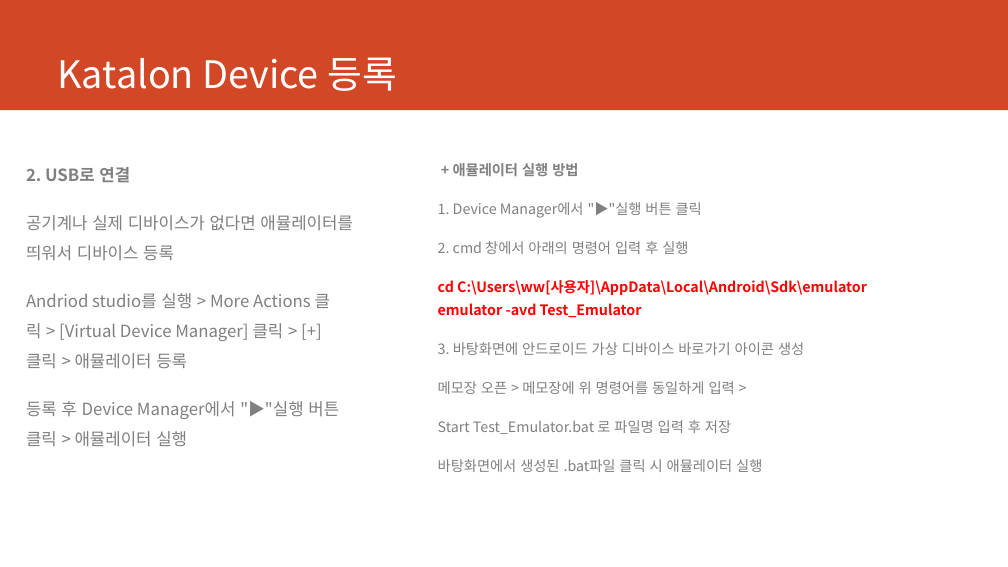
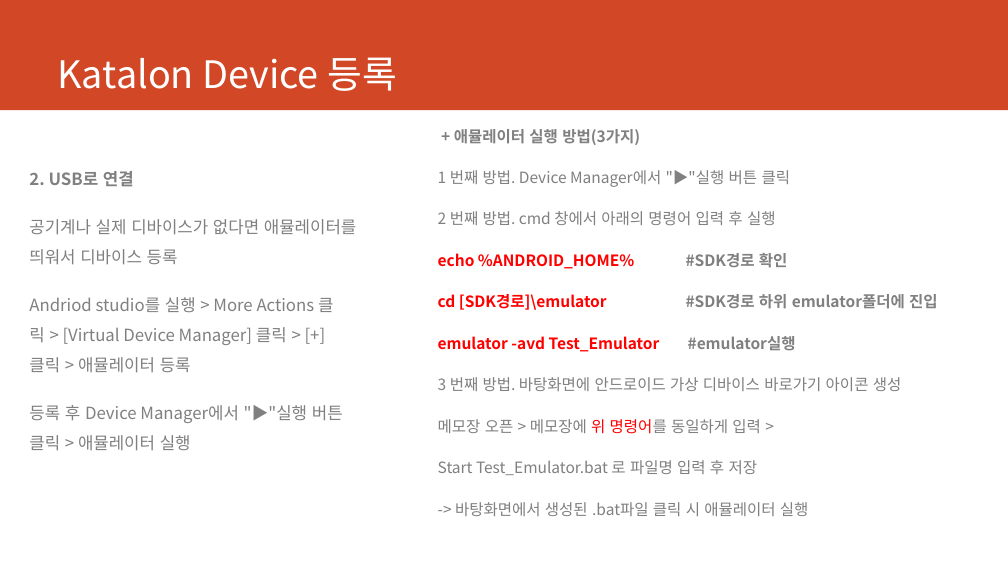
Before and after one commit to jykim240106/katalon, a slide deck: slide 12 of Katalon 설치 가이드.pptx (slide 9 before the commit). Drawn at 1008x567 pixels with LibreOffice and Linux fonts; fonts in the diff are those of the drawing. Boxes give left, top, right and bottom in pixels: in the first picture for what was removed or moved away, otherwise in the second. Text is boxed around its words. In the diff, an @@ line names an element or a change of style, - is before the commit and + after.

```diff
--- a/Katalon 설치 가이드.pptx
+++ b/Katalon 설치 가이드.pptx
@@ text "+ 애뮬레이터 실행 방법(3가지)": place and size @@
-text "+ 애뮬레이터 실행 방법(3가지)" at box(438, 163, 867, 472)
+text "+ 애뮬레이터 실행 방법(3가지)" at box(438, 129, 938, 516)
@@ text at box(438, 129, 938, 391): text changed; size 13.6 to 14.8 pt @@
-+ 애뮬레이터 실행 방법
-1. Device Manager에서 "▶"실행 버튼 클릭
-2. cmd 창에서 아래의 명령어 입력 후 실행
-cd C:\Users\ww[사용자]\AppData\Local\Android\Sdk\emulator
-emulator -avd Test_Emulator
-3. 바탕화면에 안드로이드 가상 디바이스 바로가기 아이콘 생성
++ 애뮬레이터 실행 방법(3가지)
+1 번째 방법. Device Manager에서 "▶"실행 버튼 클릭
+2 번째 방법. cmd 창에서 아래의 명령어 입력 후 실행
+echo %ANDROID_HOME% #SDK경로 확인
+cd [SDK경로]\emulator #SDK경로 하위 emulator폴더에 진입
+emulator -avd Test_Emulator #emulator실행
+3 번째 방법. 바탕화면에 안드로이드 가상 디바이스 바로가기 아이콘 생성
@@ text "2. USB로 연결": place and size @@
-text "2. USB로 연결" at box(26, 167, 352, 447)
+text "2. USB로 연결" at box(29, 171, 356, 451)
@@ text at box(438, 419, 761, 475): size 13.6 to 14.8 pt in "메모장 오픈 > 메모장에 위 명령어를 동일하게 ...", "Start Test_Emulator.bat 로 파일명 입력 후 저장"; text colour #808080 to #FF0000 in "위 명령어를" @@
@@ text at box(455, 502, 809, 516): text changed; size 13.6 to 14.8 pt @@
-바탕화면에서 생성된 .bat파일 클릭 시 애뮬레이터 실행
+-> 바탕화면에서 생성된 .bat파일 클릭 시 애뮬레이터 실행
```
Also in this commit, not shown: 5 other slides changed, 3 slides added.
